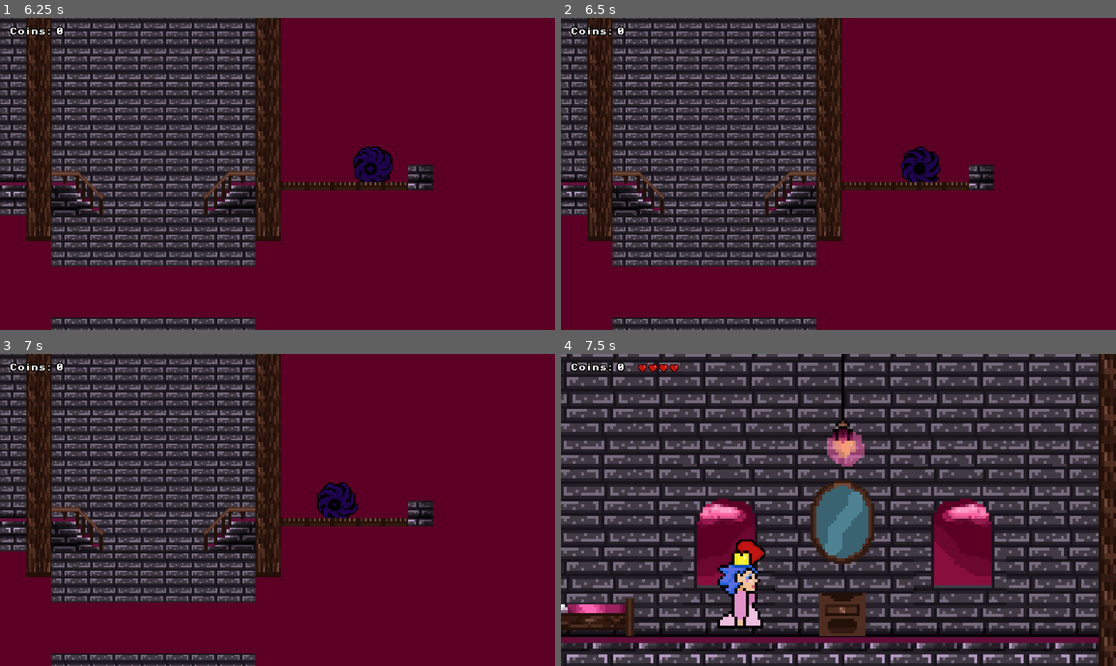
Above: before the commit, frames 1-4 (two rows, left to right).
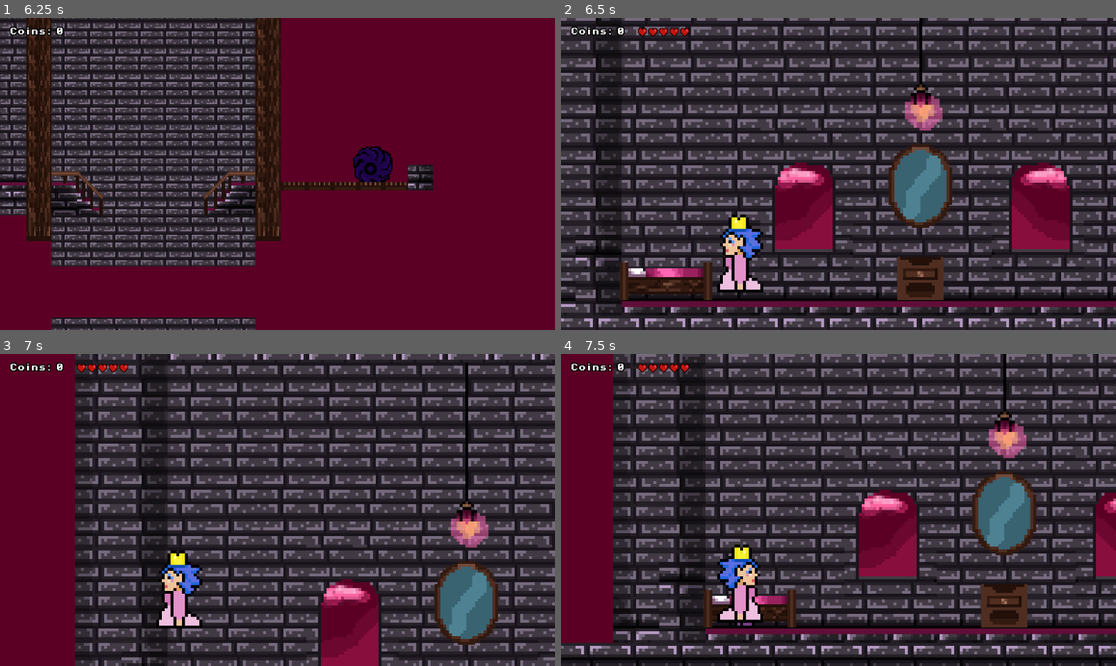
Above: after the commit, the same moments.

Repository: Gert1337/Game1
Game: Godot game, scene res://scenes/game.tscn
Same seed, same stepped clock (60 frames per second), same inputs: the game is played once before the commit and once after it.
Inputs:
- Up to frame 1 (6.25 s): hold Right (move_right) 0.53-2.03 s; tap Z (shoot) every 0.75 s from 0.6 to 5.85 s; tap Space (jump) at 0.77, 1.52, 3.02, 3.77, 4.52, 6.02 s; hold Left (move_left) 2.03-2.78 s; hold Right (move_right) 2.78-4.28 s; hold Left (move_left) 4.28-5.03 s; hold Right (move_right) 5.03-5.78 s; hold Left (move_left) from 5.78 s (still down)
- Up to frame 2 (6.5 s): keep holding Left (move_left)
- Up to frame 3 (7 s): keep holding Left (move_left); tap Z (shoot) at 6.6 s; tap Space (jump) at 6.77 s
- Up to frame 4 (7.5 s): release Left (move_left) at 7.28 s; hold Right (move_right) from 7.28 s (still down); tap Z (shoot) at 7.35 s

Frame 1 is identical in both runs. In frame 2, 83% of the frame differs, in the area x 0-100%, y 0-100%; in frame 3, 82%; in frame 4, 83%.

Commit message:
no outline on the middle of heart, moved logic about player dying respawing times to the player, based on what killed her

Diff:
--- a/scripts/game_manager.gd
+++ b/scripts/game_manager.gd
@@ -7,7 +7,7 @@
 @onready var health_label: Label = $HealthLabel
 @export var heart_texture: Texture
 @onready var health_container: HBoxContainer = $HBoxContainer
-signal player_took_damage
+signal player_took_damage(damaging_object)
 
 func _ready():
 	update_health_display()  # Sørger for, at UI starter med at vise hjerter
@@ -22,14 +22,14 @@
 	score_label.text ="Coins: "  + str(score)
 	print(score)
 
-func emit_damage_signal():
-	emit_signal("player_took_damage")
+func emit_damage_signal(object):
+	emit_signal("player_took_damage",object )
 
-func loose_life(amount):
+func loose_life(amount, object = null):
 	if health > 0:
 		health -= amount
 		update_health_display()
-		emit_damage_signal()
+		emit_damage_signal(object)
 	else:
 		print("Gameover")
 		print(health)
--- a/scripts/green_slime.gd
+++ b/scripts/green_slime.gd
@@ -15,8 +15,7 @@
 
 func _ready() -> void:
 	add_to_group("monsters")
-	await get_tree().process_frame
-	audio_stream_player.play()
+
 
 		 # Restart when finished
 
--- a/scripts/killzone_monster.gd
+++ b/scripts/killzone_monster.gd
@@ -6,13 +6,14 @@
 @onready var animation_player: AnimationPlayer = $"../AnimationPlayer"
 @onready var self_critisism_sounds: AudioStreamPlayer2D = $"../AnimatedSprite2D/SelfCritisismSounds"
 @onready var animated_monster_sprite: AnimatedSprite2D = $"../AnimatedSprite2D"
+@onready var green_slime: Area2D = $".."
 
 func _ready() -> void:
 	add_to_group("monsters")
 
 
 func _on_body_entered(body: Node2D) -> void:
-	GameManager.loose_life(1) # Opdater score og health
+	GameManager.loose_life(1, green_slime) # Opdater score og health
 	if GameManager.health <= 0:
 		if self_critisism_sounds:
 			self_critisism_sounds.queue_free()
--- a/scripts/player.gd
+++ b/scripts/player.gd
@@ -42,6 +42,7 @@
 			print("timer start")
 			coyote_jump_timer.start()
 	position = position.round()
+
 
 func apply_gravity(delta):
 		if not is_on_floor():
@@ -106,12 +107,14 @@
 			print("playing run")
 			player_sprite.play("run")
 
-func _on_player_took_damage():
-		if GameManager.health > 0 and not shooting:
+func _on_player_took_damage(damaging_object):
+
+
+	if GameManager.health > 0 and not shooting:
 			animation_player.play("hurt")
-		elif  GameManager.health > 0 and shooting:
+	elif  GameManager.health > 0 and shooting:
 			animation_player.play("shooting")
-		else:
+	else:
 				Engine.time_scale = ENGINE_TIMESCALE_SLOWED
 				animation_player.play("died")
 				player_sprite.stop()
@@ -120,7 +123,11 @@
 				velocity = Vector2.ZERO
 				set_physics_process(false)  # Stop physics processing
 				print(player_sprite.sprite_frames.get_animation_names(), "Playing dying animation:", player_sprite.animation)
-				await get_tree().create_timer(1.5).timeout  # Wait before restarting
+				var kill_timer = 1.0
+				if damaging_object and damaging_object.name == "green_slime":
+					kill_timer = 4.0
+
+				await get_tree().create_timer(kill_timer).timeout  # Wait before restarting
 				get_tree().reload_current_scene()
 				Engine.time_scale = ENGINE_TIMESCALE_DEFAULT
 				GameManager.health = 5
Binary file changed: assets/sprites/heart-spinning.png
Binary file changed: assets/sprites/heart_spinning-bulllet.png
